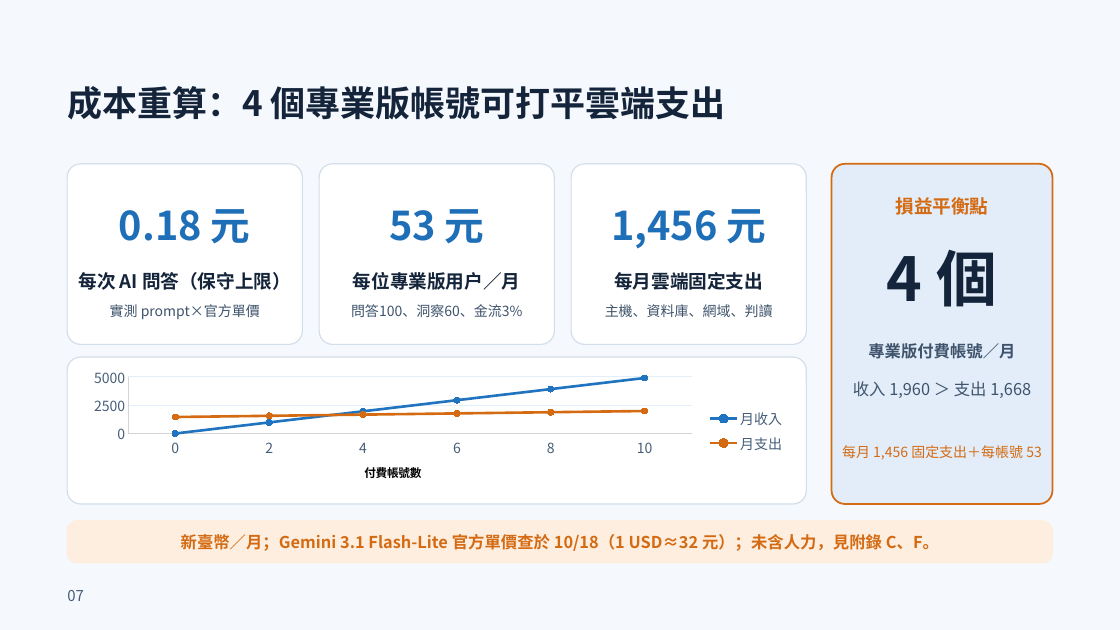
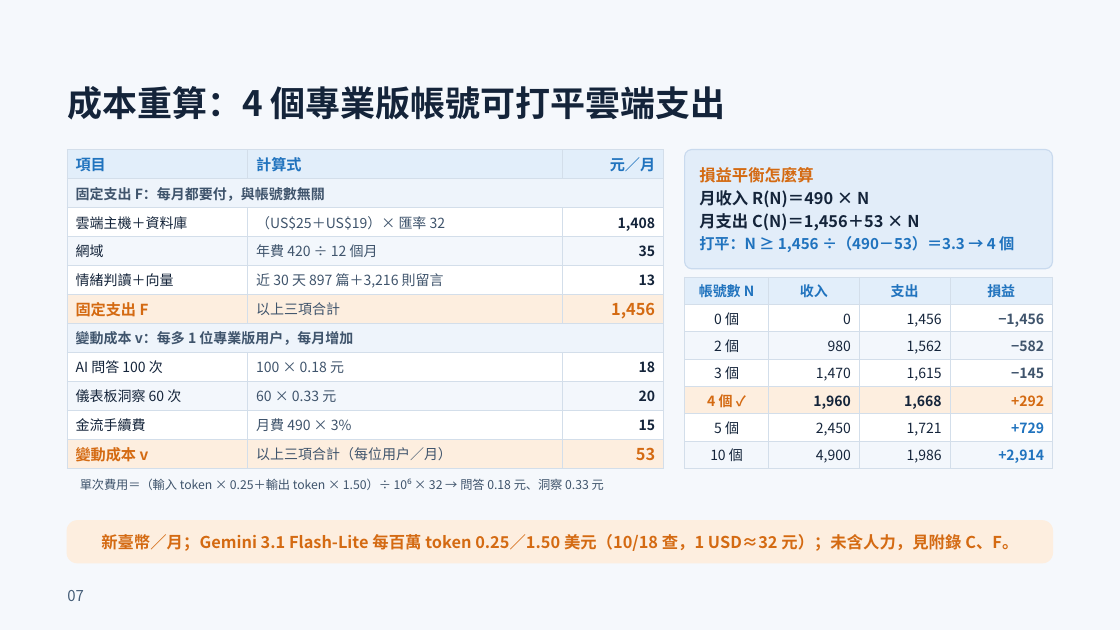
Before and after one commit to xujiaquan05/115405, a slide deck: slide 7 of output/ppt-review-20261011/final/MeBOD_複審簡報_第二輪修訂版.pptx. Drawn at 1120x630 pixels with LibreOffice and Linux fonts; fonts in the diff are those of the drawing. Boxes give left, top, right and bottom in pixels: in the first picture for what was removed or moved away, otherwise in the second. Text is boxed around its words. In the diff, an @@ line names an element or a change of style, - is before the commit and + after.

```diff
--- a/output/ppt-review-20261011/final/MeBOD_複審簡報_第二輪修訂版.pptx
+++ b/output/ppt-review-20261011/final/MeBOD_複審簡報_第二輪修訂版.pptx
@@ rounded rectangle removed at (67, 164, 302, 344) @@
@@ table added at (67, 150, 664, 468), 11 rows, 3 columns @@
+項目 | 計算式 | 元／月
+固定支出 F：每月都要付，與帳號數無關 |  | 
+雲端主機＋資料庫 | （US$25＋US$19）× 匯率 32 | 1,408
+網域 | 年費 420 ÷ 12 個月 | 35
+情緒判讀＋向量 | 近 30 天 897 篇＋3,216 則留言 | 13
+固定支出 F | 以上三項合計 | 1,456
+變動成本 v：每多 1 位專業版用戶，每月增加 |  | 
+AI 問答 100 次 | 100 × 0.18 元 | 18
+儀表板洞察 60 次 | 60 × 0.33 元 | 20
+金流手續費 | 月費 490 × 3% | 15
+變動成本 v | 以上三項合計（每位用戶／月） | 53
@@ rounded rectangle removed at (319, 164, 555, 344) @@
@@ rounded rectangle removed at (571, 164, 807, 344) @@
@@ rounded rectangle added at (685, 150, 1053, 269), fill #E2EDF9, outline #C9DAEE 1 pt, 14 pt, text #14243A, bold @@
+損益平衡怎麼算
+月收入 R(N)＝490 × N
+月支出 C(N)＝1,456＋53 × N
+打平：N ≥ 1,456 ÷（490－53）＝3.3 → 4 個
@@ rounded rectangle removed at (832, 164, 1053, 504) @@
@@ text removed at (119, 209, 251, 244) @@
-0.18 元
@@ text removed at (389, 209, 485, 244) @@
-53 元
@@ text removed at (611, 209, 767, 249) @@
-1,456 元
@@ text removed at (895, 197, 988, 215) @@
-損益平衡點
@@ text removed at (887, 249, 997, 307) @@
-4 個
@@ text removed at (78, 272, 291, 290) @@
-每次 AI 問答（保守上限）
@@ text removed at (353, 272, 520, 290) @@
-每位專業版用戶／月
@@ text removed at (614, 272, 763, 290) @@
-每月雲端固定支出
@@ table added at (685, 277, 1053, 468), 7 rows, 4 columns @@
+帳號數 N | 收入 | 支出 | 損益
+0 個 | 0 | 1,456 | −1,456
+2 個 | 980 | 1,562 | −582
+3 個 | 1,470 | 1,615 | −145
+4 個 ✓ | 1,960 | 1,668 | +292
+5 個 | 2,450 | 1,721 | +729
+10 個 | 4,900 | 1,986 | +2,914
@@ text removed at (110, 304, 260, 319) @@
-實測 prompt×官方單價
@@ text removed at (351, 304, 522, 317) @@
-問答100、洞察60、金流3%
@@ text removed at (605, 304, 773, 317) @@
-主機、資料庫、網域、判讀
@@ rounded rectangle removed at (67, 357, 807, 504) @@
@@ text removed at (868, 343, 1015, 359) @@
-專業版付費帳號／月
@@ line chart removed at (80, 364, 794, 498) @@
-categories: 0, 2, 4, 6, 8, 10
-月收入: 0, 1000, 2000, 2900, 3900, 4900
-月支出: 1500, 1600, 1700, 1800, 1900, 2000
@@ text removed at (853, 381, 1031, 398) @@
-收入 1,960 ＞ 支出 1,668
@@ text removed at (842, 445, 1042, 460) @@
-每月 1,456 固定支出＋每帳號 53
@@ text added at (80, 478, 604, 490), 10.5 pt, text #3F546C @@
+單次費用＝（輸入 token × 0.25＋輸出 token × 1.50）÷ 10⁶ × 32 → 問答 0.18 元、洞察 0.33 元
@@ text at (101, 534, 1018, 551): text changed @@
-新臺幣／月；Gemini 3.1 Flash-Lite 官方單價查於 10/18（1 USD≈32 元）；未含人力，見附錄 C、F。
+新臺幣／月；Gemini 3.1 Flash-Lite 每百萬 token 0.25／1.50 美元（10/18 查，1 USD≈32 元）；未含人力，見附錄 C、F。
```
Also in this commit, not shown: 2 other files.
